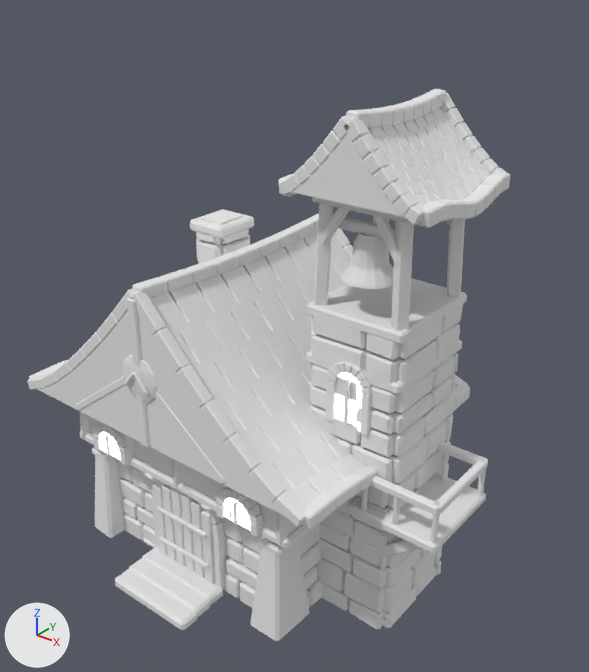
A saved change to the FBX model Unity/Assets/Art_Reboot/Phase1/Models/Reboot_Hero.fbx.
Rendered twice from a 50 mm camera at (8.58, -10.17, 10.92) aimed at (0.53, -0.11, 4.69). Arrows for +X, +Y and +Z are at lower left; the lights stay in place. The first picture is the older version. Vertices at exactly the same position are counted once.

Objects in the first picture: 'Hero_Casa_Campana'.
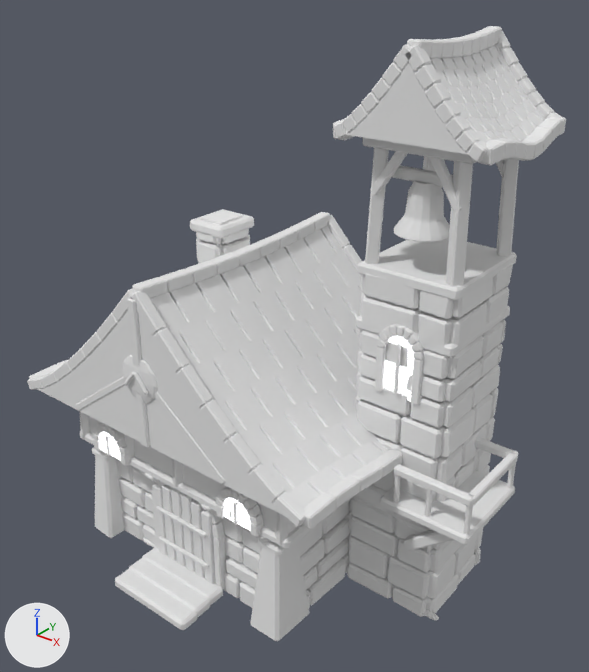
Changed parts and their boxes (x1, y1, x2, y2) in the pictures (589 x 672 px; the box of a moved part takes in the faces that stretch with it):
'Hero_Casa_Campana', reshaped (12% wider, 11% taller): before (27, 89, 510, 641); after (27, 26, 566, 641)
part 1 of me_recessed_dark_mortar_core_003, moved or reshaped: before (321, 584, 351, 610); after (347, 562, 394, 599)
part 2 of me_recessed_dark_mortar_core_003, moved or reshaped: before (349, 599, 384, 629); after (392, 586, 427, 617)
part 3 of me_recessed_dark_mortar_core_003, moved or reshaped: before (382, 586, 417, 628); after (426, 574, 458, 613)
part 4 of me_recessed_dark_mortar_core_003, moved or reshaped: before (416, 565, 435, 596); after (457, 554, 475, 585)
part 5 of me_recessed_dark_mortar_core_003, moved or reshaped: before (434, 559, 441, 576); after (474, 548, 481, 565)
part 6 of me_recessed_dark_mortar_core_003, moved or reshaped: before (317, 558, 346, 591); after (349, 537, 390, 578)
part 7 of me_recessed_dark_mortar_core_003, moved or reshaped: before (344, 570, 385, 613); after (387, 555, 430, 599)
part 8 of me_recessed_dark_mortar_core_003, moved or reshaped: before (383, 569, 413, 613); after (427, 554, 456, 599)
part 9 of me_recessed_dark_mortar_core_003, moved or reshaped: before (411, 551, 436, 587); after (454, 535, 477, 574)
part 10 of me_recessed_dark_mortar_core_003, moved or reshaped: before (434, 546, 442, 563); after (474, 528, 483, 551)
part 11 of me_recessed_dark_mortar_core_003, moved or reshaped: before (317, 538, 355, 572); after (351, 516, 400, 557)
part 12 of me_recessed_dark_mortar_core_003, moved or reshaped: before (353, 555, 386, 589); after (397, 538, 431, 573)
part 13 of me_recessed_dark_mortar_core_003, moved or reshaped: before (385, 549, 421, 589); after (430, 540, 462, 573)
part 14 of me_recessed_dark_mortar_core_003, moved or reshaped: before (278, 89, 510, 627); after (333, 26, 566, 620)

Patch to the scene script:
```diff
--- a/Unity/Assets/Art_Reboot/Phase1/Models/Reboot_Hero.fbx.py
+++ b/Unity/Assets/Art_Reboot/Phase1/Models/Reboot_Hero.fbx.py
@@ me_recessed_dark_mortar_core_003 @@
 # used by ob_hero_casa_campana; location = (0.0, 0.0, 0.0)
-me_recessed_dark_mortar_core_003.from_pydata(...)  # 16997 vertices, 32348 faces; spans x -4.07..4.08, y -3.06..2.43, z -0.06..8.87
+me_recessed_dark_mortar_core_003.from_pydata(...)  # 16997 vertices, 32350 faces; spans x -4.07..4.38, y -3.06..2.43, z -0.06..9.75
+# me_recessed_dark_mortar_core_003 part 1: the loose piece of 24 vertices spanning x 1.41..2.38, y -0.94..-0.71, z 0.0..0.36 is scaled about its middle by (1, 1, 1.1), then moved by (0.45, 0.73, 0.02)
+# me_recessed_dark_mortar_core_003 part 2: the loose piece of 24 vertices spanning x 2.39..3.08, y -0.94..-0.72, z 0.0..0.36 is scaled about its middle by (1, 1, 1.1), then moved by (0.45, 0.73, 0.02)
+# me_recessed_dark_mortar_core_003 part 3: the loose piece of 24 vertices spanning x 2.98..3.21, y -0.82..0.15, z 0.01..0.35 is scaled about its middle by (1, 1, 1.1), then moved by (0.45, 0.73, 0.02)
+# me_recessed_dark_mortar_core_003 part 4: the loose piece of 24 vertices spanning x 2.97..3.19, y 0.17..0.86, z 0.01..0.35 is scaled about its middle by (1, 1, 1.1), then moved by (0.45, 0.73, 0.02)
+# me_recessed_dark_mortar_core_003 part 5: the loose piece of 24 vertices spanning x 2.97..3.21, y 0.88..1.07, z 0.0..0.36 is scaled about its middle by (1, 1, 1.1), then moved by (0.45, 0.73, 0.02)
+# me_recessed_dark_mortar_core_003 part 6: the loose piece of 24 vertices spanning x 1.41..2.26, y -0.94..-0.71, z 0.36..0.9 is scaled about its middle by (1, 1, 1.1), then moved by (0.45, 0.73, 0.06)
+# me_recessed_dark_mortar_core_003 part 7: the loose piece of 24 vertices spanning x 2.26..3.08, y -0.94..-0.71, z 0.37..0.9 is scaled about its middle by (1, 1, 1.1), then moved by (0.45, 0.73, 0.06)
+# me_recessed_dark_mortar_core_003 part 8: the loose piece of 24 vertices spanning x 2.97..3.2, y -0.82..-0.05, z 0.36..0.9 is scaled about its middle by (1, 1, 1.1), then moved by (0.45, 0.73, 0.06)
+# me_recessed_dark_mortar_core_003 part 9: the loose piece of 24 vertices spanning x 2.97..3.2, y -0.03..0.78, z 0.36..0.9 is scaled about its middle by (1, 1, 1.1), then moved by (0.45, 0.73, 0.06)
+# me_recessed_dark_mortar_core_003 part 10: the loose piece of 24 vertices spanning x 2.97..3.2, y 0.79..1.06, z 0.37..0.9 is scaled about its middle by (1, 1, 1.1), then moved by (0.45, 0.73, 0.06)
+# me_recessed_dark_mortar_core_003 part 11: the loose piece of 24 vertices spanning x 1.42..2.43, y -0.92..-0.7, z 0.91..1.34 is scaled about its middle by (1, 1, 1.1), then moved by (0.45, 0.73, 0.11)
+# me_recessed_dark_mortar_core_003 part 12: the loose piece of 24 vertices spanning x 2.43..3.07, y -0.93..-0.72, z 0.91..1.34 is scaled about its middle by (1, 1, 1.1), then moved by (0.45, 0.73, 0.11)
+# me_recessed_dark_mortar_core_003 part 13: the loose piece of 24 vertices spanning x 2.97..3.2, y -0.81..0.18, z 0.91..1.35 is scaled about its middle by (1, 1, 1.1), then moved by (0.45, 0.73, 0.11)
+# me_recessed_dark_mortar_core_003 part 14: 7469 of 16997 vertices moved; they spanned x 0.96..4.08, y -1.16..1.4, z 0.15..8.87 and now span x 1.41..4.38, y -0.61..2.13, z 0.07..9.75; mean shift (0.44, 0.72, 0.59); largest move (0.97, 1.26, 7.75) -> (2.73, -0.32, 9.56)
+# other edits to the shape of me_recessed_dark_mortar_core_003 do not show in these pictures
 me_recessed_dark_mortar_core_003.materials.append(mat_reboot_atlas)
```
